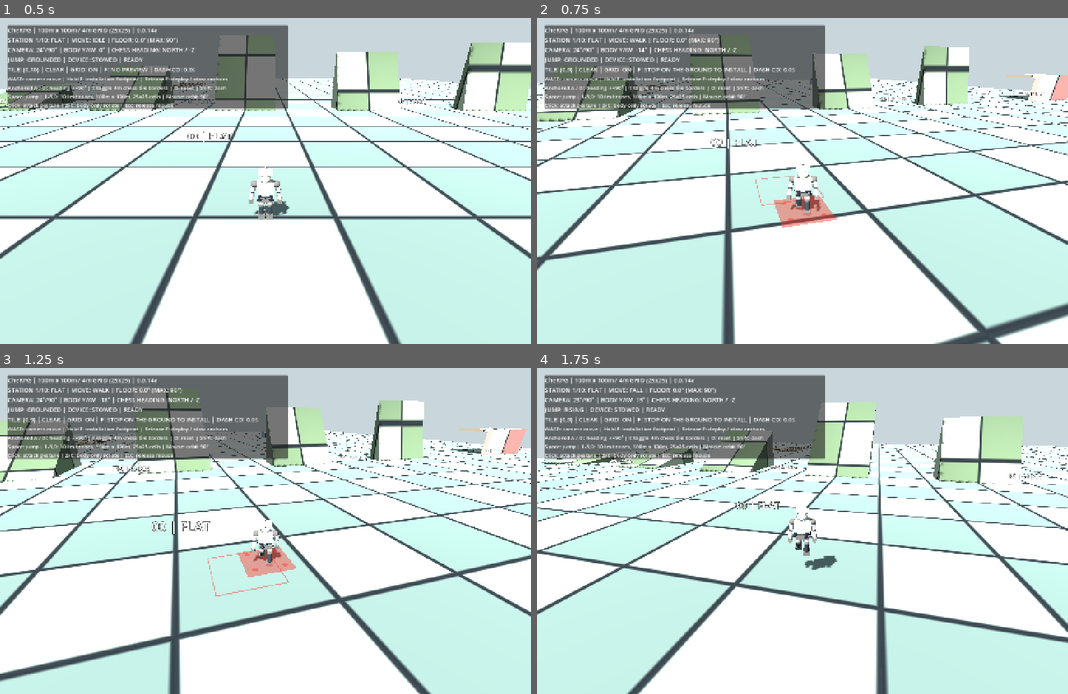
Above: before the commit, frames 1-4 (two rows, left to right).
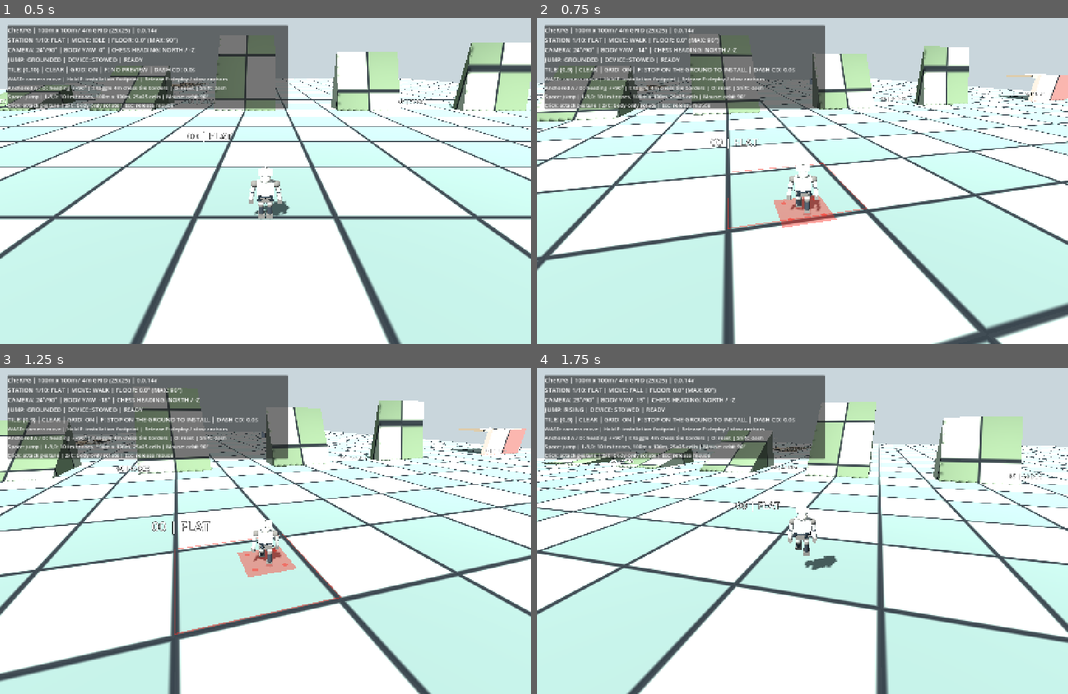
Above: after the commit, the same moments.

Repository: zzunlsj/cherpg
Game: Godot game, scene res://scenes/MotionLab.tscn
The game is run twice, just before and just after one commit, with the same random seed, the same clock (stepped at 60 frames per second) and the same inputs.
Inputs (mouse positions are in pixels of both pictures, inside the frame that each line leads up to):
- Up to frame 1 (0.5 s): no input
- Up to frame 2 (0.75 s): tap Enter at 0.5 s; move the mouse to (829, 181) at 0.52 s; hold W from 0.53 s (still down); hold F from 0.53 s (still down); click (829, 181) at 0.67 s
- Up to frame 3 (1.25 s): keep holding W; keep holding F; tap Space at 0.77 s
- Up to frame 4 (1.75 s): keep holding W; move the mouse to (775, 531) at 1.27 s; release F at 1.28 s; tap O at 1.35 s; tap Space at 1.52 s

Frame 1 is identical in both runs. In frame 2, 0.2% of the frame differs, in the area x 35-63%, y 44-65%; in frame 3, 0.4%, in the area x 32-65%, y 50-82%; in frame 4, nothing differs.

Commit message:
feat(device): 4m footprint hologram shown by holding F with world-aligned tile border

Diff:
--- a/godot/tests/motion_rotation_lab/scripts/direction_device.gd
+++ b/godot/tests/motion_rotation_lab/scripts/direction_device.gd
@@ -113,9 +113,9 @@
 
 func _build_hologram() -> void:
 	# Required device clearance diameter: Ø(2*(.68+.075))=1.51m.
-	# Also draw the CURRENT 2x2m board tile independently.
+	# Also draw the CURRENT 4m x 4m board tile independently.
 	preview_root = Node3D.new()
-	preview_root.name = "R_HoldRequiredFootprintHologram"
+	preview_root.name = "F_HoldRequiredFootprintHologram"
 	add_child(preview_root)
 	ghost_color = StandardMaterial3D.new()
 	ghost_color.transparency = BaseMaterial3D.TRANSPARENCY_ALPHA
@@ -142,18 +142,18 @@
 		shoe.material_override = ghost_color
 		shoe.position = Vector3(OPEN_RADIUS*cos(a),.025,-OPEN_RADIUS*sin(a))
 		preview_root.add_child(shoe)
-	# Full tile boundary is a true 2m x 2m SQUARE, aligned to board origin.
+	# Full tile boundary is a true 4m x 4m SQUARE, aligned to board origin.
 	tile_outline_root = Node3D.new()
-	tile_outline_root.name = "WorldAligned2mTileBorder"
+	tile_outline_root.name = "WorldAligned4mTileBorder"
 	preview_root.add_child(tile_outline_root)
 	for i in range(4):
 		var side := MeshInstance3D.new()
-		side.name = "TileEdge_%d" % i
+		side.name = "FourMetreTileEdge_%d" % i
 		var edge := BoxMesh.new()
-		edge.size = Vector3(2.0,0.018,0.024) if i < 2 else Vector3(0.024,0.018,2.0)
+		edge.size = Vector3(4.0,0.018,0.024) if i < 2 else Vector3(0.024,0.018,4.0)
 		side.mesh = edge
 		side.material_override = ghost_color
-		side.position = Vector3(0.0,.01,(-1.0 if i == 0 else 1.0)) if i < 2 else Vector3((-1.0 if i == 2 else 1.0),.01,0.0)
+		side.position = Vector3(0.0,.01,(-2.0 if i == 0 else 2.0)) if i < 2 else Vector3((-2.0 if i == 2 else 2.0),.01,0.0)
 		tile_outline_root.add_child(side)
 	preview_root.visible = false
 
@@ -315,9 +315,9 @@
 		var length: float = COLLAR_Y-(center_y-pawn.global_position.y+FOOT_THICKNESS*.5)
 		if length < MIN_STROKE or length > MAX_STROKE:
 			return {"ok":false,"reason":"ANCHOR %d: STROKE %.2fm OUT OF RANGE" % [i+1,length],"contacts":[]}
-		# The 1.36-m deployed ring plus foot diameter stays inside a 2x2-m tile.
-		if maxf(absf(dx),absf(dz))+FOOT_RADIUS >= 1.0:
-			return {"ok":false,"reason":"RING EXCEEDS 2-M TILE","contacts":[]}
+		# The 1.36-m deployed ring plus foot diameter stays inside a 4x4-m tile.
+		if maxf(absf(dx),absf(dz))+FOOT_RADIUS >= BOARD_RULES.HALF_TILE_M:
+			return {"ok":false,"reason":"RING EXCEEDS BOARD TILE","contacts":[]}
 		contacts.append({"x":dx,"z":dz,"center_y":center_y-pawn.global_position.y,
 			"normal":normal,"stroke":length,"correction":highest_correction})
 	return {"ok":true,"reason":"ALL FOUR FEET SUPPORTED","contacts":contacts}
